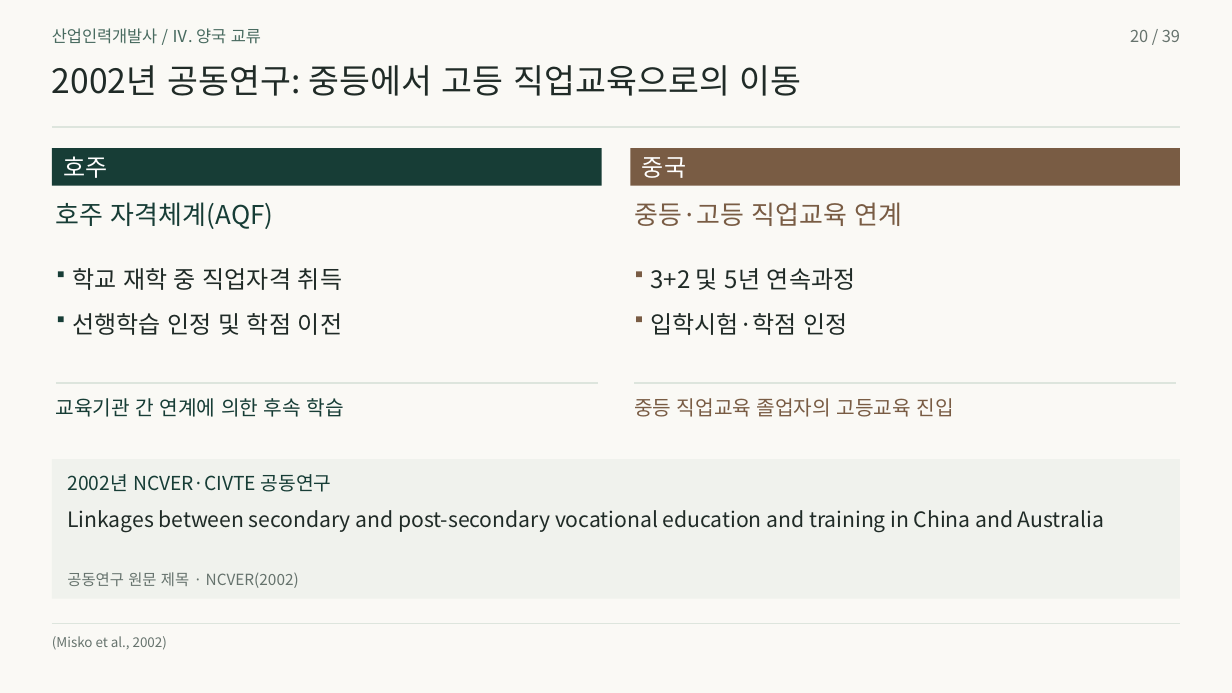
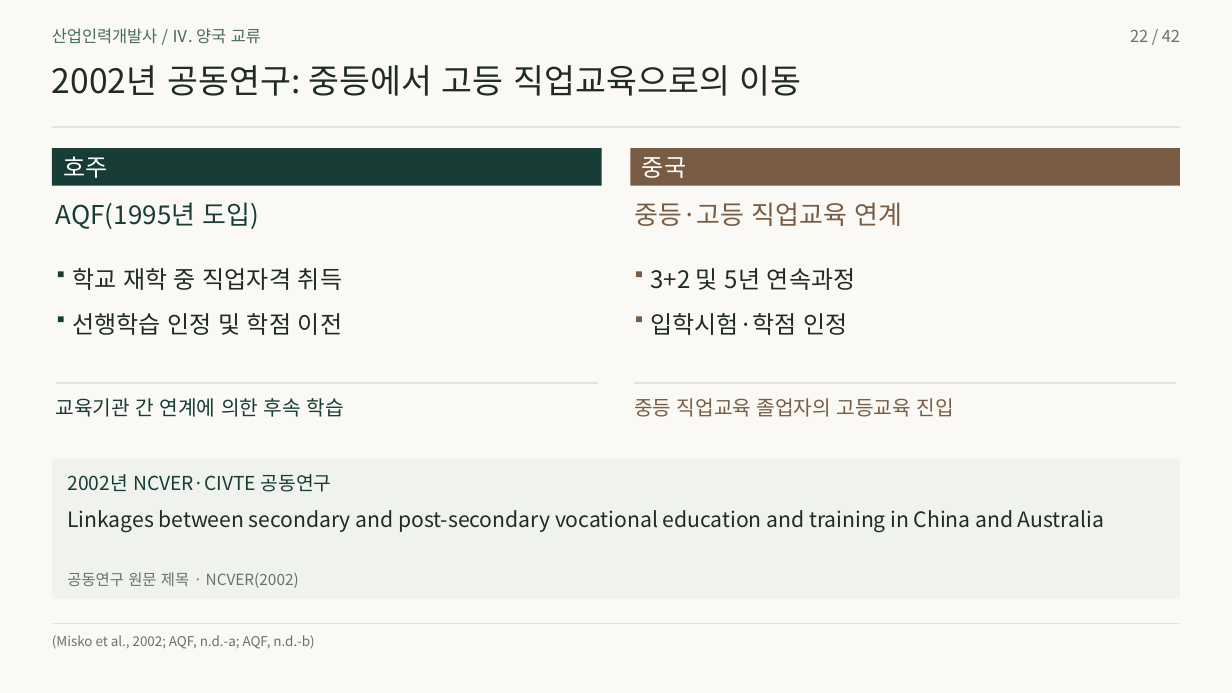
Before and after one commit to 01Chungee10/vet-history-rehearsal, a slide deck: slide 22 of au-cn-2026/presentation.pptx (slide 20 before the commit). Drawn at 1232x693 pixels with LibreOffice and Linux fonts; fonts in the diff are those of the drawing. Boxes give left, top, right and bottom in pixels: in the first picture for what was removed or moved away, otherwise in the second. Text is boxed around its words. In the diff, an @@ line names an element or a change of style, - is before the commit and + after.

```diff
--- a/au-cn-2026/presentation.pptx
+++ b/au-cn-2026/presentation.pptx
@@ text at bbox=[1130, 30, 1180, 42]: text changed @@
-20 / 39
+22 / 42
@@ text at bbox=[56, 202, 260, 229]: text changed @@
-호주 자격체계(AQF)
+AQF(1995년 도입)
@@ text at bbox=[52, 635, 314, 649]: text changed @@
-(Misko et al., 2002)
+(Misko et al., 2002; AQF, n.d.-a; AQF, n.d.-b)
```
Also in this commit, not shown: 38 other slides changed, 3 slides added, 46 other files.
